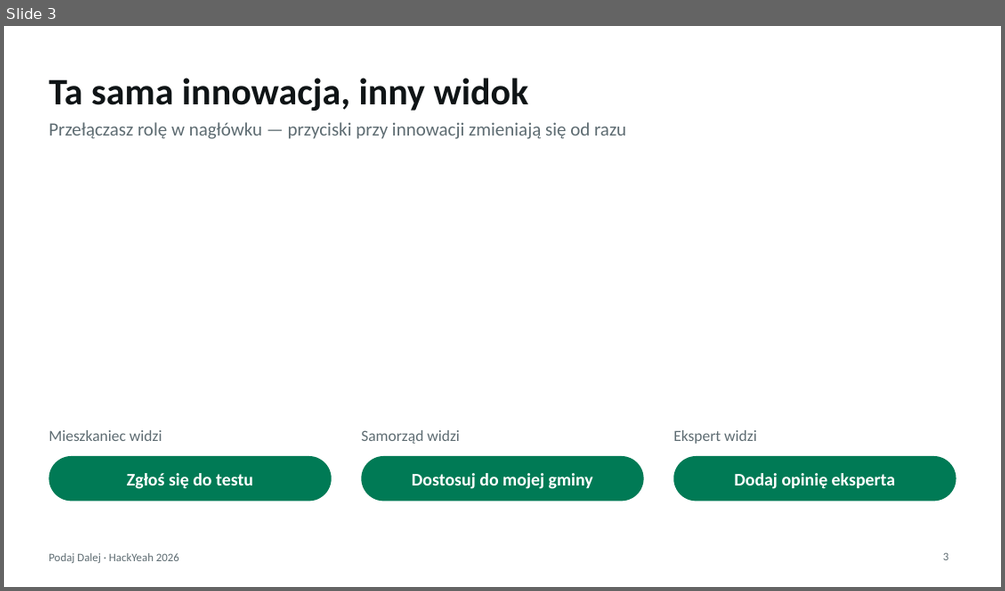
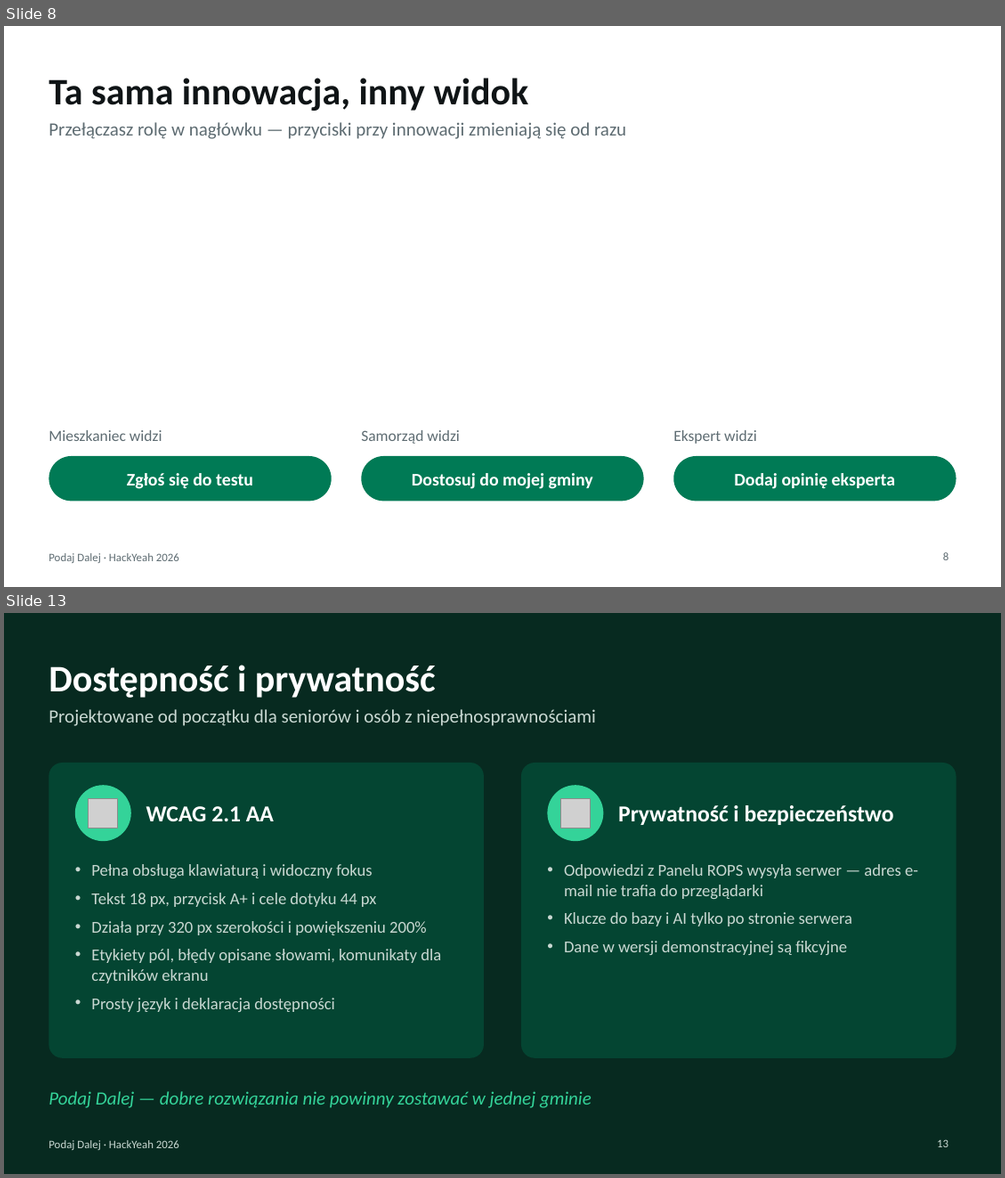
Before and after one commit to VP859/dombasiarze_hackyeah_2026, a slide deck: prezentacja/Podaj-Dalej-role.pptx. Shown one above the other, each under a label of ours: slide 3 before the commit, slides 8 and 13 after it; the slides between them are not shown. The pictures are 1005x591 and 1005x1178 pixels, drawn with LibreOffice and Linux fonts; fonts in the diff are those of the drawing; grey boxes stand for pictures. Boxes give left, top, right and bottom in pixels: in the first picture for what was removed or moved away, otherwise in the second. Text is boxed around its words. In the diff, an @@ line names an element or a change of style, - is before the commit and + after.

Commit message:
WCAG 2.1 AA fix

```diff
--- a/prezentacja/Podaj-Dalej-role.pptx
+++ b/prezentacja/Podaj-Dalej-role.pptx
@@ slide 13 added at (x1=4, y1=613, x2=1001, y2=1174), background #072A20 @@
@@ title added at (x1=48, y1=665, x2=436, y2=698), 36 pt, text #FFFFFF, bold @@
+Dostępność i prywatność
@@ text added at (x1=48, y1=709, x2=596, y2=726), 18 pt, text #C9D8D2 @@
+Projektowane od początku dla seniorów i osób z niepełnosprawnościami
@@ rounded rectangle added at (x1=48, y1=763, x2=484, y2=1058), fill #007A55 at 35% opacity @@
@@ rounded rectangle added at (x1=521, y1=763, x2=956, y2=1058), fill #007A55 at 35% opacity @@
@@ ellipse added at (x1=75, y1=785, x2=131, y2=841), fill #34D399 @@
@@ picture added at (x1=89, y1=798, x2=118, y2=827) @@
@@ ellipse added at (x1=548, y1=785, x2=604, y2=841), fill #34D399 @@
@@ picture added at (x1=561, y1=798, x2=591, y2=827) @@
@@ text added at (x1=146, y1=806, x2=274, y2=821), 22 pt, text #FFFFFF, bold @@
+WCAG 2.1 AA
@@ text added at (x1=618, y1=805, x2=894, y2=825), 22 pt, text #FFFFFF, bold @@
+Prywatność i bezpieczeństwo
@@ text added at (x1=91, y1=864, x2=441, y2=1012), 16 pt, text #C9D8D2 @@
+• Pełna obsługa klawiaturą i widoczny fokus
+• Tekst 18 px, przycisk A+ i cele dotyku 44 px
+• Działa przy 320 px szerokości i powiększeniu 200%
+• Etykiety pól, błędy opisane słowami, komunikaty dla czytników ekranu
+• Prosty język i deklaracja dostępności
@@ text added at (x1=564, y1=864, x2=918, y2=955), 16 pt, text #C9D8D2 @@
+• Odpowiedzi z Panelu ROPS wysyła serwer — adres e-mail nie trafia do przeglądarki
+• Klucze do bazy i AI tylko po stronie serwera
+• Dane w wersji demonstracyjnej są fikcyjne
@@ text added at (x1=48, y1=1091, x2=591, y2=1108), 18 pt, text #34D399, italic @@
+Podaj Dalej — dobre rozwiązania nie powinny zostawać w jednej gminie
@@ text added at (x1=48, y1=1140, x2=179, y2=1150), 11 pt, text #C9D8D2 @@
+Podaj Dalej · HackYeah 2026
@@ page number added at (x1=937, y1=1139, x2=948, y2=1147), 11 pt, text #C9D8D2 @@
+13
@@ what was slide 3 is now slide 8 @@
@@ page number at (x1=943, y1=552, x2=948, y2=560): text changed @@
-3
+8
```
Also in this commit, not shown: 1 slide changed, 9 other slides added, 8 other files.
